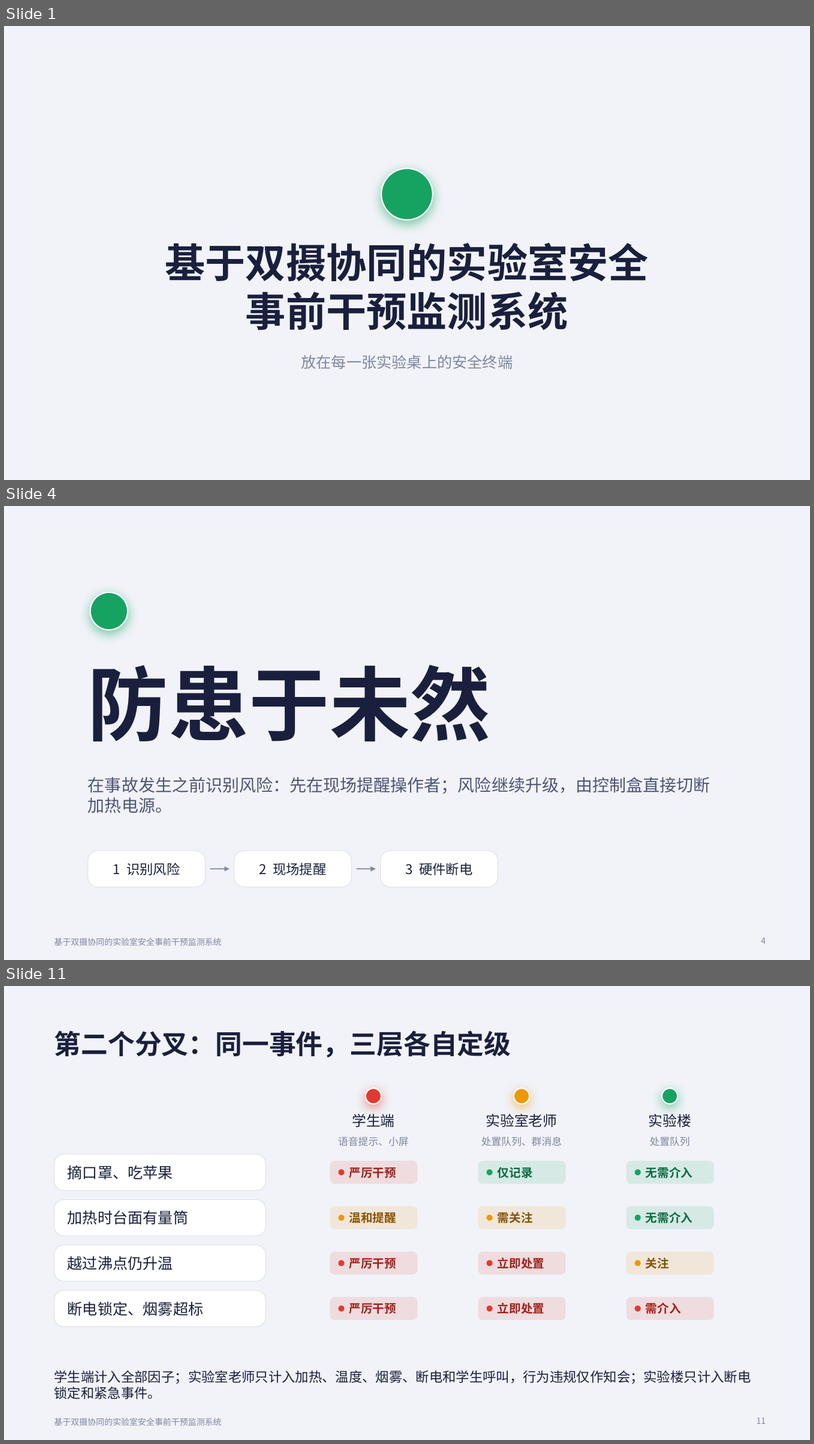
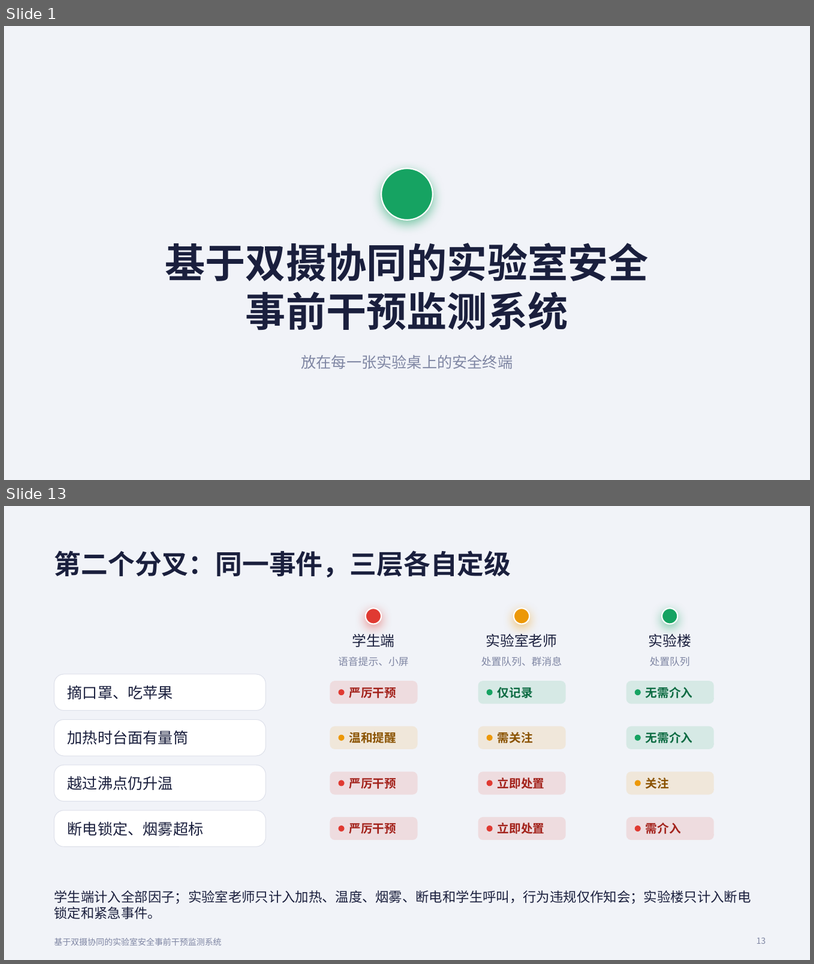
Before and after one commit to SSSSSmilewei/lab-safety-monitor, a slide deck: slides/实验室安全答辩.pptx. Shown one above the other, each under a label of ours: slides 1, 4 and 11 before the commit, slides 1 and 13 after it; the slides between them are not shown. The pictures are 814x1444 and 814x964 pixels, drawn with LibreOffice and Linux fonts; fonts in the diff are those of the drawing. Boxes give left, top, right and bottom in pixels: in the first picture for what was removed or moved away, otherwise in the second. Text is boxed around its words. In the diff, an @@ line names an element or a change of style, - is before the commit and + after.

```diff
--- a/slides/实验室安全答辩.pptx
+++ b/slides/实验室安全答辩.pptx
@@ slide 4 removed at [4, 506, 810, 960], background #F1F3F8; not listed: 1 template element that a slide beside it also shows @@
@@ ellipse removed at [90, 592, 128, 630] @@
@@ text removed at [88, 664, 491, 742] @@
-防患于未然
@@ text removed at [88, 777, 711, 813] @@
-在事故发生之前识别风险：先在现场提醒操作者；风险继续升级，由控制盒直接切断加热电源。
@@ rounded rectangle removed at [88, 850, 206, 886] @@
@@ text removed at [113, 862, 180, 875] @@
-1 识别风险
@@ rounded rectangle removed at [234, 850, 352, 886] @@
@@ text removed at [260, 862, 326, 875] @@
-2 现场提醒
@@ rounded rectangle removed at [381, 850, 498, 886] @@
@@ text removed at [406, 862, 473, 875] @@
-3 硬件断电
@@ arrow removed from (210, 868) to (230, 868) @@
@@ arrow removed from (357, 868) to (376, 868) @@
@@ page number removed at [761, 937, 766, 943] @@
-4
@@ what was slide 11 is now slide 13 @@
@@ page number at [757, 937, 767, 943]: text changed @@
-11
+13
```
Also in this commit, not shown: 6 slides changed, 7 slides added, 4 other slides removed, 7 other files.
